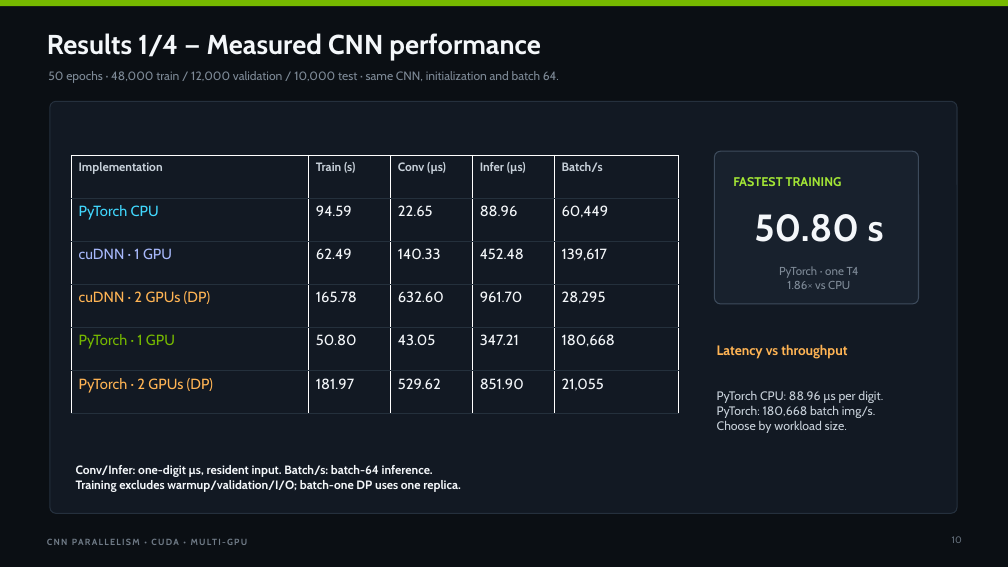
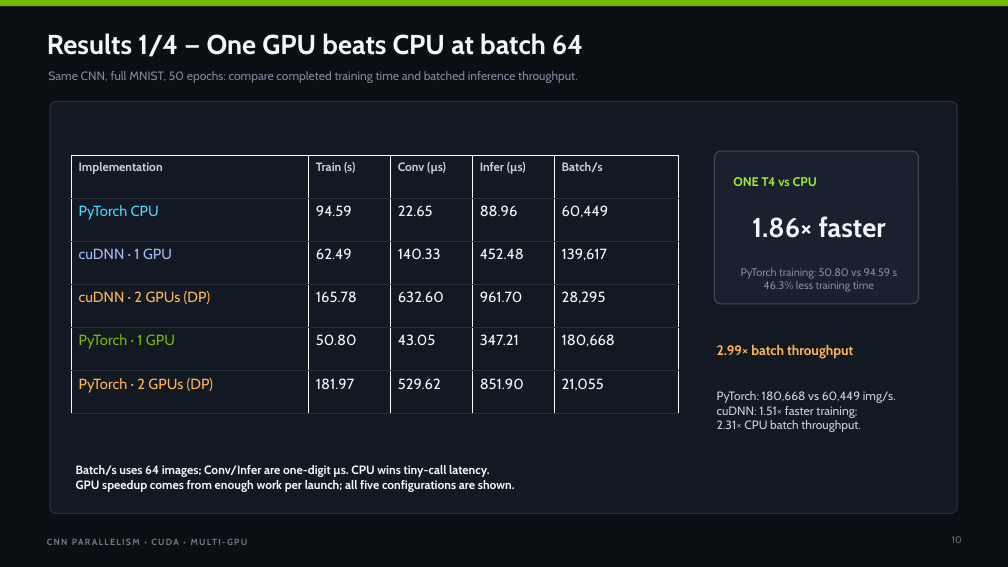
Before and after one commit to saltypal/CNN-CUDA-Case-Study, a slide deck: slide 10 of presentation/CNN_CUDA_Case_Study.pptx. Drawn at 1008x567 pixels with LibreOffice and Linux fonts; fonts in the diff are those of the drawing. Boxes give left, top, right and bottom in pixels: in the first picture for what was removed or moved away, otherwise in the second. Text is boxed around its words. In the diff, an @@ line names an element or a change of style, - is before the commit and + after.

Commit message:
Explain measured GPU gains and two-GPU scaling limits

```diff
--- a/presentation/CNN_CUDA_Case_Study.pptx
+++ b/presentation/CNN_CUDA_Case_Study.pptx
@@ text at (47,33,583,57): text changed @@
-Results 1/4 — Measured CNN performance
+Results 1/4 — One GPU beats CPU at batch 64
@@ text at (48,71,578,83): text changed @@
-50 epochs · 48,000 train / 12,000 validation / 10,000 test · same CNN, initialization and batch 64.
+Same CNN, full MNIST, 50 epochs: compare completed training time and batched inference throughput.
@@ text at (733,177,817,186): text changed @@
-FASTEST TRAINING
+ONE T4 vs CPU
@@ text at (752,216,886,238): text changed; size 36 to 26 pt @@
-50.80 s
+1.86× faster
@@ text at (741,268,898,292): text changed; size 11 to 10.5 pt @@
-PyTorch · one T4
-1.86× vs CPU
+PyTorch training: 50.80 vs 94.59 s
+46.3% less training time
@@ text at (717,344,853,359): text changed @@
-Latency vs throughput
+2.99× batch throughput
@@ text at (717,391,896,432): text changed; size 11.7 to 11.5 pt @@
-PyTorch CPU: 88.96 µs per digit.
-PyTorch: 180,668 batch img/s.
-Choose by workload size.
+PyTorch: 180,668 vs 60,449 img/s.
+cuDNN: 1.51× faster training;
+2.31× CPU batch throughput.
@@ text at (76,465,515,492): text changed @@
-Conv/Infer: one-digit µs, resident input. Batch/s: batch-64 inference.
-Training excludes warmup/validation/I/O; batch-one DP uses one replica.
+Batch/s uses 64 images; Conv/Infer are one-digit µs. CPU wins tiny-call latency.
+GPU speedup comes from enough work per launch; all five configurations are shown.
```
Also in this commit, not shown: 3 other slides changed.
